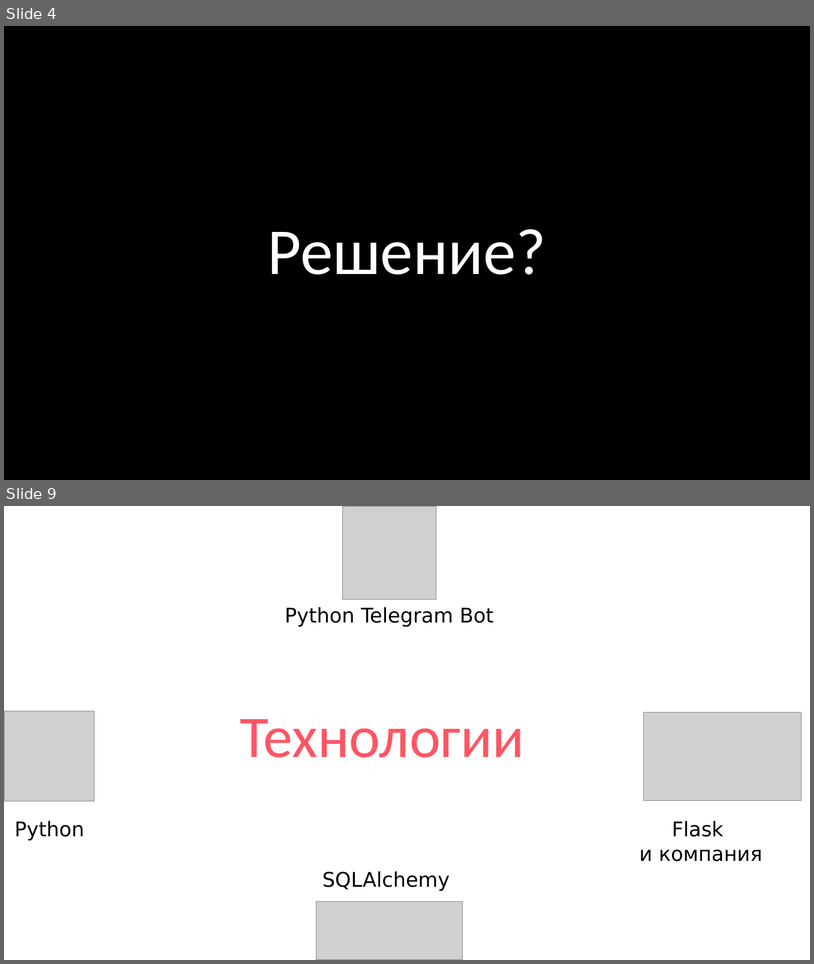
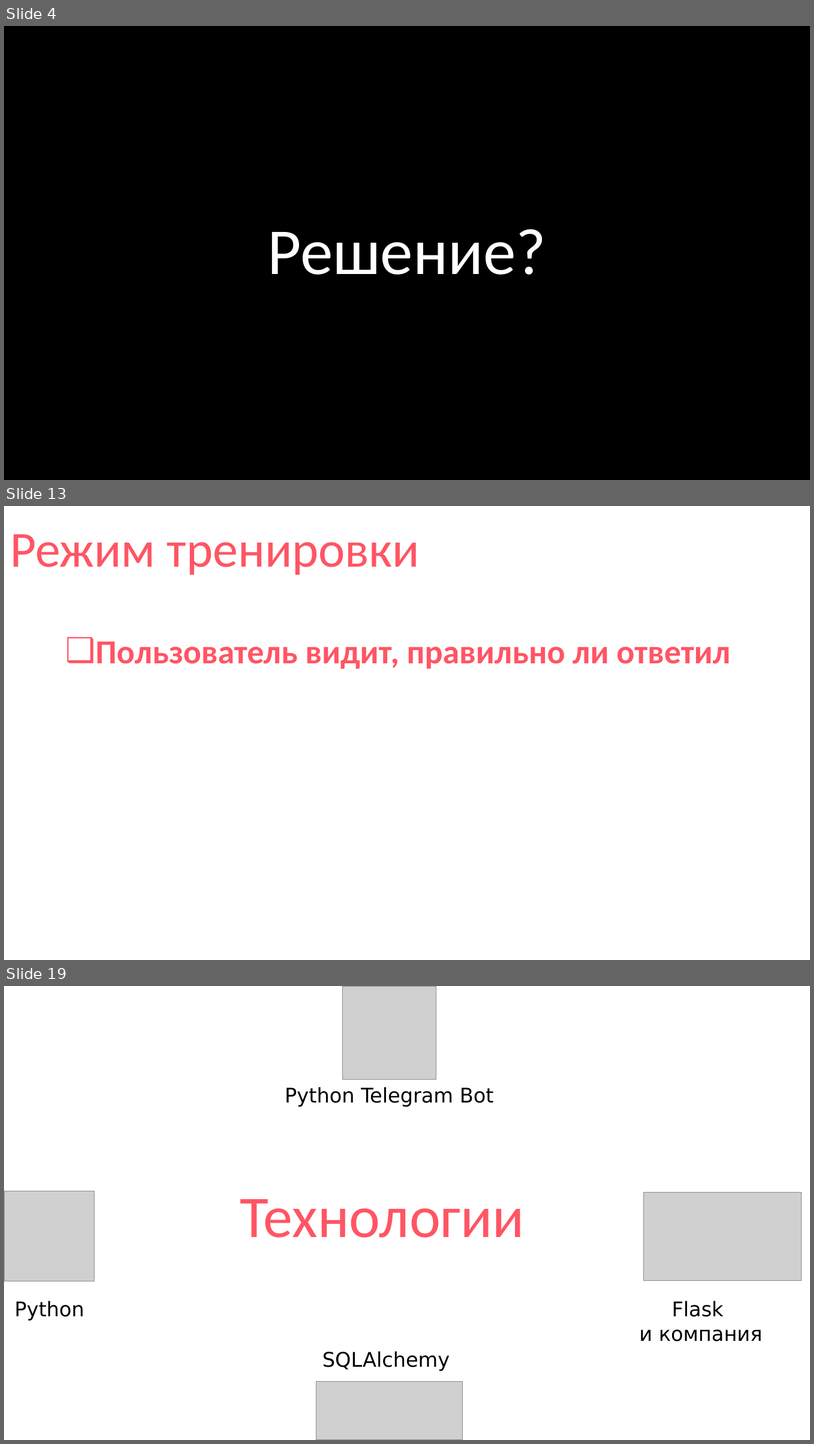
Before and after one commit to thecattest/testing-system, a slide deck: presentation.pptx. Shown one above the other, each under a label of ours: slides 4 and 9 before the commit, slides 4, 13 and 19 after it; the slides between them are not shown. The pictures are 814x964 and 814x1444 pixels, drawn with LibreOffice and Linux fonts; fonts in the diff are those of the drawing; grey boxes stand for pictures. Boxes give left, top, right and bottom in pixels: in the first picture for what was removed or moved away, otherwise in the second. Text is boxed around its words. In the diff, an @@ line names an element or a change of style, - is before the commit and + after.

```diff
--- a/presentation.pptx
+++ b/presentation.pptx
@@ slide 13 added at [4, 506, 810, 960], background #FFFFFF @@
@@ title added at [10, 534, 420, 575], 60 pt, text #FF5564 @@
+Режим тренировки
@@ text added at [96, 641, 731, 669], 40 pt, text #FF5564, bold @@
+❑ Пользователь видит, правильно ли ответил
@@ what was slide 9 is now slide 19 @@
```
Also in this commit, not shown: 2 slides changed, 17 other slides added, 5 slides removed, 1 other file.
